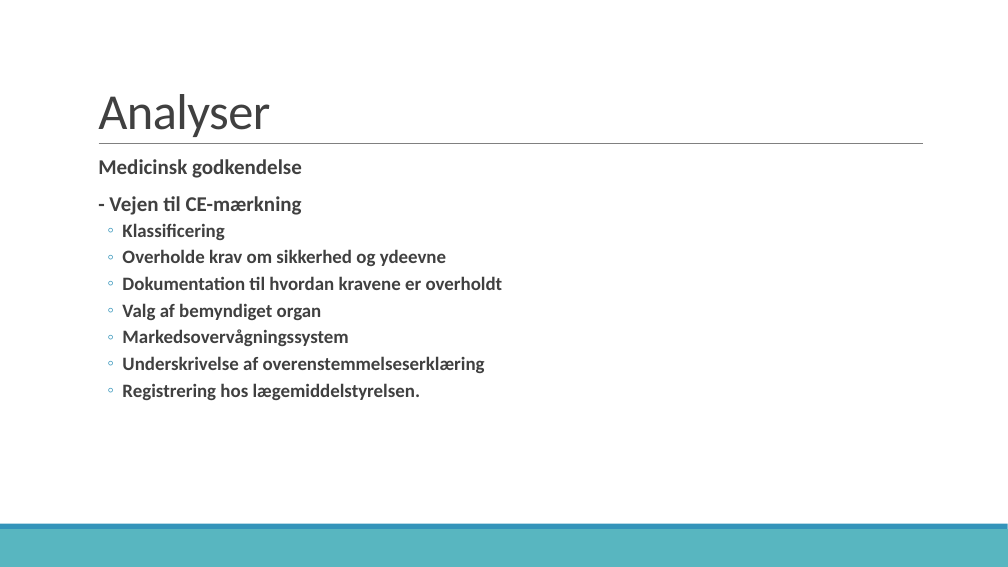
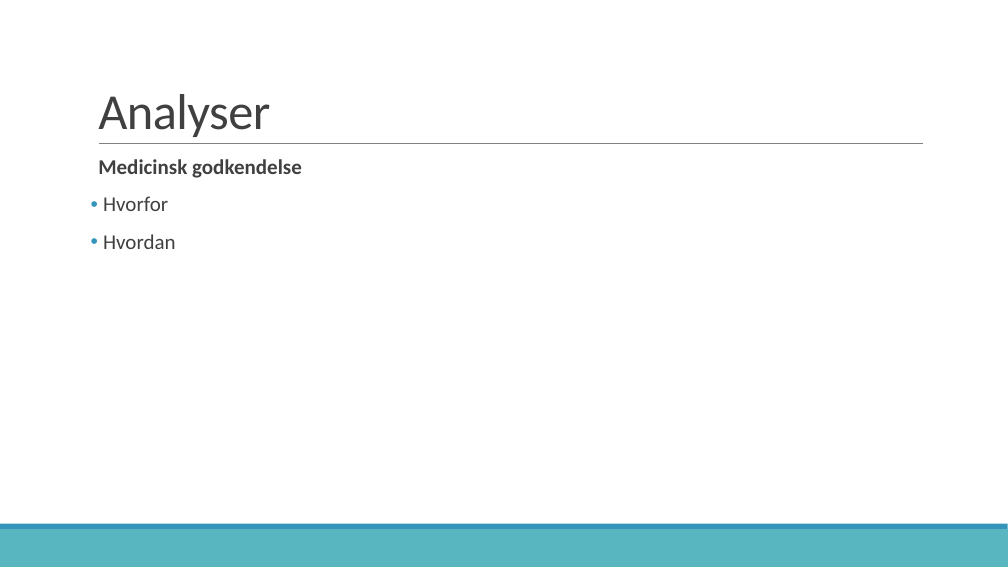
Before and after one commit to zeroregard/Automatic-Sonography, a slide deck: slide 6 of Præsentation_Eksamen.pptx. Drawn at 1008x567 pixels with LibreOffice and Linux fonts; fonts in the diff are those of the drawing. Boxes give left, top, right and bottom in pixels: in the first picture for what was removed or moved away, otherwise in the second. Text is boxed around its words. In the diff, an @@ line names an element or a change of style, - is before the commit and + after.

```diff
--- a/Præsentation_Eksamen.pptx
+++ b/Præsentation_Eksamen.pptx
@@ text at (103,196,176,249): text changed; size 18 to 20 pt; bold off @@
-  - Vejen til CE-mærkning
-  ◦ Klassificering
-  ◦ Overholde krav om sikkerhed og ydeevne
-  ◦ Dokumentation til hvordan kravene er overholdt
-  ◦ Valg af bemyndiget organ
-  ◦ Markedsovervågningssystem
-  ◦ Underskrivelse af overenstemmelseserklæring
-  ◦ Registrering hos lægemiddelstyrelsen.
+• Hvorfor
+• Hvordan
```
Also in this commit, not shown: 8 other slides changed, 1 slide added, 1 slide removed, 1 other file.
